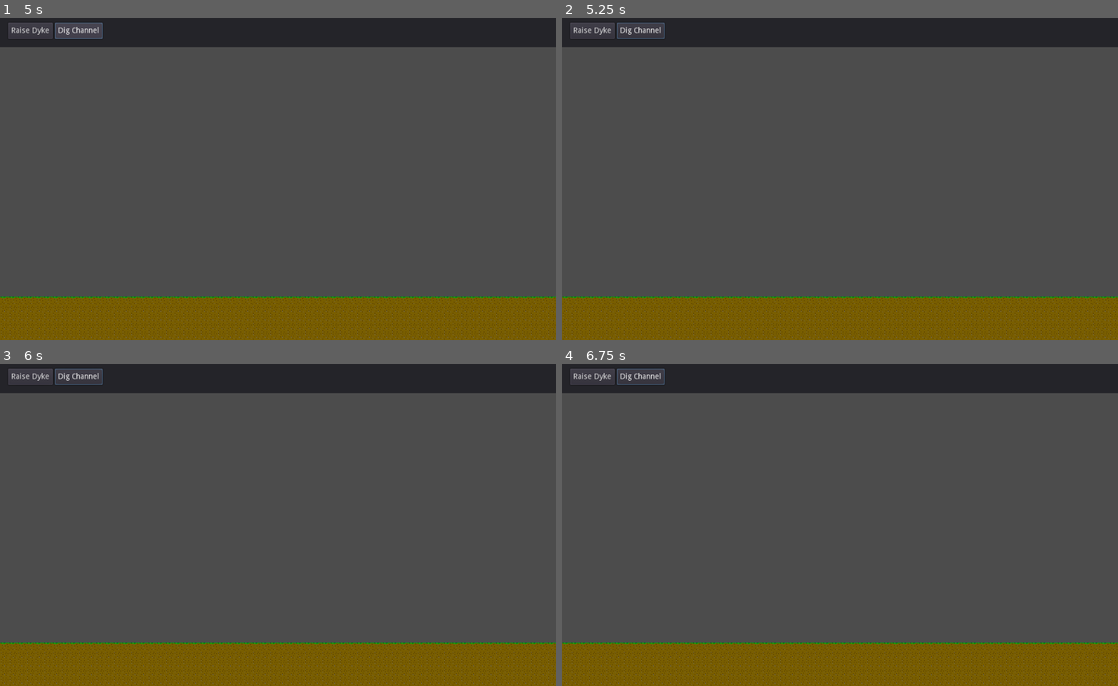
Above: before the commit, frames 1-4 (two rows, left to right).
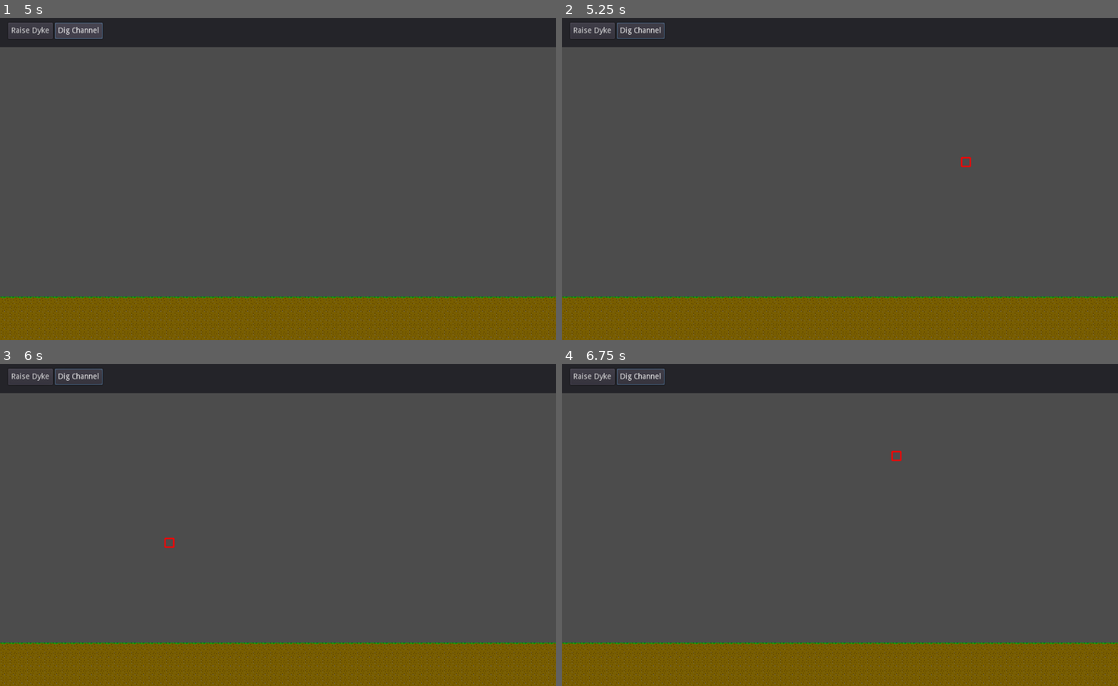
Above: after the commit, the same moments.

Repository: Groogy/LudumDare49
Game: Godot game, scene res://scenes/Game.tscn
Two runs of this game, one before a commit and one after it. Both use one fixed random seed, a clock stepped at 60 frames per second and the inputs below.
Inputs (mouse positions are in pixels of both pictures, inside the frame that each line leads up to):
- Up to frame 1 (5 s): click "Raise Dyke" at 0.5 s; click "Dig Channel" at 1.25 s; click "Raise Dyke" at 2 s; click "Dig Channel" at 2.75 s; click "Raise Dyke" at 3.5 s; click "Dig Channel" at 4.25 s
- Up to frame 2 (5.25 s): tap Enter at 5 s; move the mouse to (962, 159) at 5.02 s; press the mouse at (962, 159) at 5.03 s
- Up to frame 3 (6 s): tap Space at 5.75 s; move the mouse to (166, 541) at 5.77 s; release the mouse at (166, 541) at 5.78 s; tap S (camera_down) at 5.85 s
- Up to frame 4 (6.75 s): click (728, 541) at 6.05 s; tap Enter at 6.5 s; move the mouse to (895, 450) at 6.52 s; hold Middle mouse button (camera_drag) from 6.53 s (still down)

Frame 1 is identical in both runs. In frame 2, less than 0.1% of the frame differs, in the area x 71-74%, y 42-47%; in frame 3, less than 0.1%; in frame 4, less than 0.1%.

Commit message:
Implemented the digging tool

Diff:
--- /dev/null
+++ b/logic/interface/DigChannelTool.gd
@@ -0,0 +1,25 @@
+extends "BuildToolNode.gd"
+
+
+var _can_build_last_frame := false
+
+
+func _draw() -> void:
+	_can_build_last_frame = Root.construction_manager.can_dig_channel(cell_under_mouse)
+
+	var color := Color.green
+	if not _can_build_last_frame:
+		color = Color.red
+	draw_rect(Rect2(Vector2(0, 0), Vector2(16, 16)), color, false, 1.5, true)
+
+
+func can_build() -> bool:
+	return _can_build_last_frame
+
+
+func build() -> void:
+	Root.construction_manager.dig_channel(cell_under_mouse)
+
+
+func _needs_redraw() -> bool:
+	return _can_build_last_frame != Root.construction_manager.can_dig_channel(cell_under_mouse)
--- a/logic/managers/ConstructionManager.gd
+++ b/logic/managers/ConstructionManager.gd
@@ -18,3 +18,18 @@
 		return false
 
 	return true
+
+
+func can_dig_channel(cell: Vector2) -> bool:
+	var manager := Root.map_manager
+	if manager.terrain.is_empty(cell.x, cell.y):
+		return false
+	if not manager.is_empty(cell.x-1, cell.y-1) \
+	or not manager.is_empty(cell.x, cell.y-1) \
+	or not manager.is_empty(cell.x+1, cell.y-1):
+		return false
+	return true
+
+
+func dig_channel(cell: Vector2) -> void:
+	Root.map_manager.empty_terrain_cell(cell)
--- a/logic/managers/MapManager.gd
+++ b/logic/managers/MapManager.gd
@@ -37,3 +37,7 @@
 # Modification
 func fill_terrain_cell(cell: Vector2) -> void:
 	terrain.fill(cell.x)
+
+
+func empty_terrain_cell(cell: Vector2) -> void:
+	terrain.empty(cell.x)
--- a/scenes/TerrainMap.gd
+++ b/scenes/TerrainMap.gd
@@ -2,6 +2,7 @@
 
 
 enum TileID {
+	EMPTY = -1
 	UNDERGROUND,
 	SURFACE,
 	LEFT_SLOPE,
@@ -45,9 +46,38 @@
 		set_cell(x+1, surface, TileID.UNDERGROUND)
 
 
-func find_surface(x: int) -> int:
+func empty(x: int) -> void:
+	var surface = find_surface(x, true)
+	var new_surface = surface + 1
+	set_cell(x, surface, TileID.EMPTY)
+	set_cell(x, new_surface, TileID.SURFACE)
+	if is_filled(x-1, surface):
+		if is_partial(x-2, surface):
+			set_cell(x-1, surface, TileID.EMPTY)
+			set_cell(x-2, surface, TileID.EMPTY)
+			set_cell(x-1, new_surface, TileID.SURFACE)
+			set_cell(x-2, new_surface, TileID.SURFACE)
+		else:
+			set_cell(x-1, surface, TileID.RIGHT_SLOPE)
+	elif is_partial(x-1, surface):
+		set_cell(x-1, new_surface, TileID.SURFACE)
+		set_cell(x-1, surface, TileID.EMPTY)
+	if is_filled(x+1, surface):
+		if is_partial(x+2, surface):
+			set_cell(x+1, surface, TileID.EMPTY)
+			set_cell(x+2, surface, TileID.EMPTY)
+			set_cell(x+1, new_surface, TileID.SURFACE)
+			set_cell(x+2, new_surface, TileID.SURFACE)
+		else:
+			set_cell(x+1, surface, TileID.LEFT_SLOPE)
+	elif is_partial(x+1, surface):
+		set_cell(x+1, new_surface, TileID.SURFACE)
+		set_cell(x+1, surface, TileID.EMPTY)
+
+
+func find_surface(x: int, include_partial: bool = false) -> int:
 	for y in range(-bounds.end.y, -bounds.position.y):
-		if is_filled(x, y):
+		if (include_partial and not is_empty(x, y)) or is_filled(x, y):
 			return y
 	return -int(bounds.position.y) # There's a gaping hole in the map?
 
--- a/scenes/ToolManager.tscn
+++ b/scenes/ToolManager.tscn
@@ -1,7 +1,8 @@
-[gd_scene load_steps=3 format=2]
+[gd_scene load_steps=4 format=2]
 
 [ext_resource path="res://logic/managers/ToolManager.gd" type="Script" id=1]
 [ext_resource path="res://logic/interface/RaiseDykeTool.gd" type="Script" id=2]
+[ext_resource path="res://logic/interface/DigChannelTool.gd" type="Script" id=3]
 
 [node name="ToolManager" type="Node"]
 script = ExtResource( 1 )
@@ -10,3 +11,4 @@
 script = ExtResource( 2 )
 
 [node name="DigChannelTool" type="Node2D" parent="."]
+script = ExtResource( 3 )
